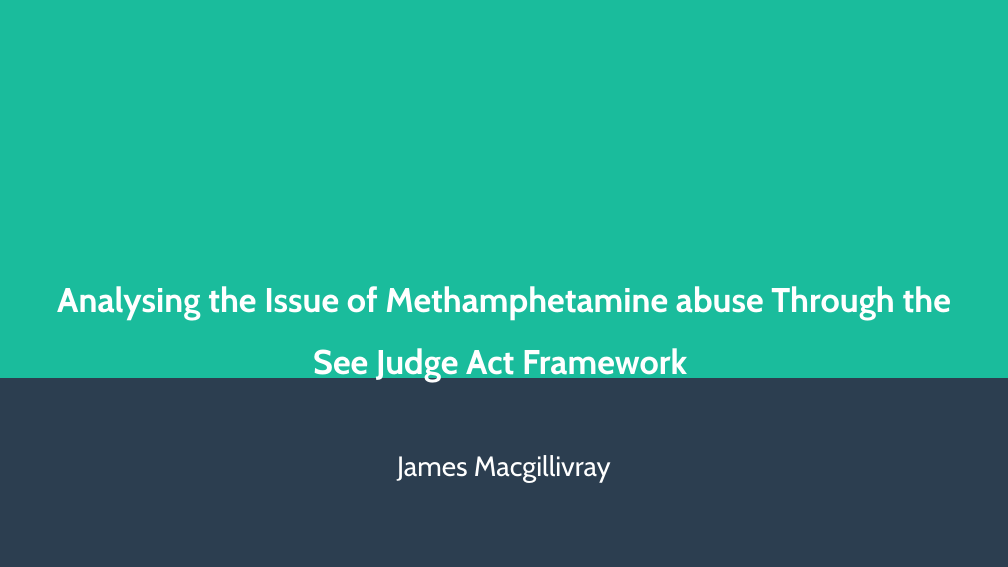
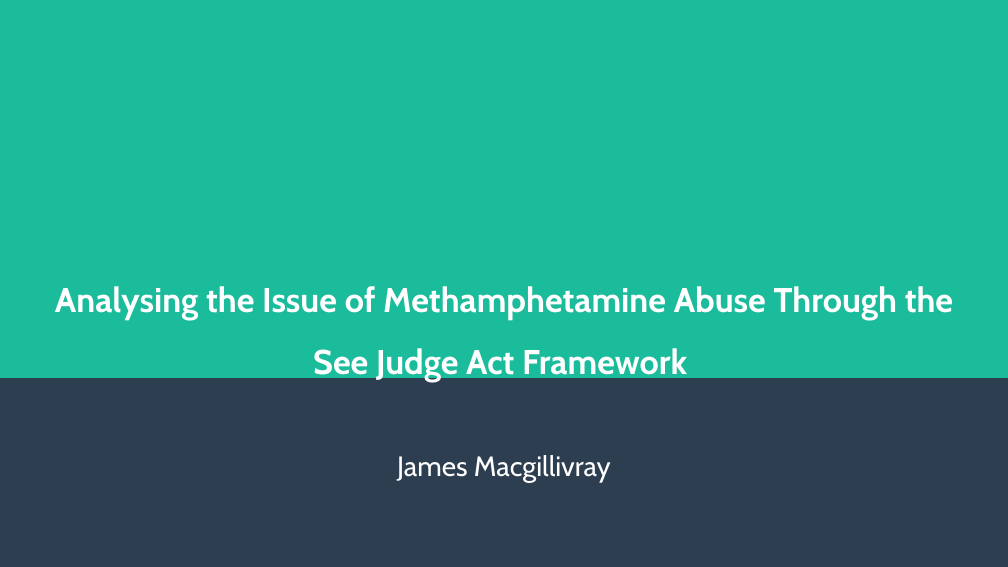
Before and after one commit to CrypticEntity/schoolwork9-10, a slide deck: slide 1 of Religion/t4 assesment.odp. Drawn at 1008x567 pixels with LibreOffice and Linux fonts; fonts in the diff are those of the drawing. Boxes give left, top, right and bottom in pixels: in the first picture for what was removed or moved away, otherwise in the second. Text is boxed around its words. In the diff, an @@ line names an element or a change of style, - is before the commit and + after.

```diff
--- a/Religion/t4 assesment.odp
+++ b/Religion/t4 assesment.odp
@@ title at box(55, 286, 953, 382): text changed @@
-Analysing the Issue of Methamphetamine abuse Through the See Judge Act Framework
+Analysing the Issue of Methamphetamine Abuse Through the See Judge Act Framework
```
Also in this commit, not shown: 1 other slide changed, 3 slides added, 5 other files.
